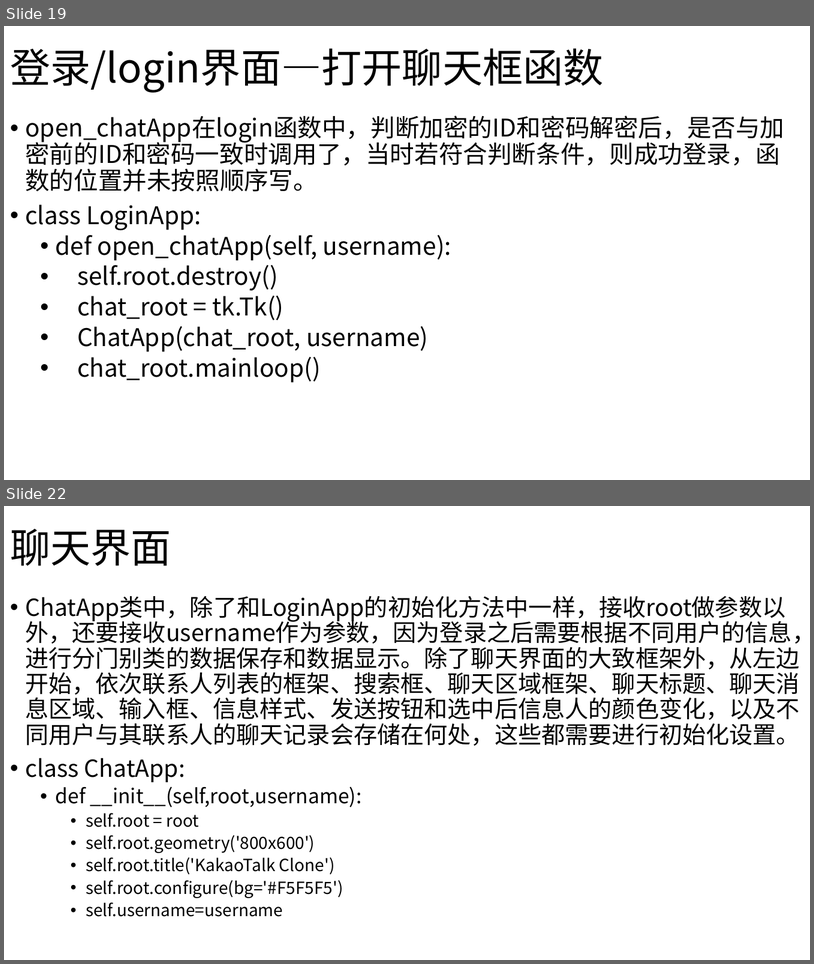
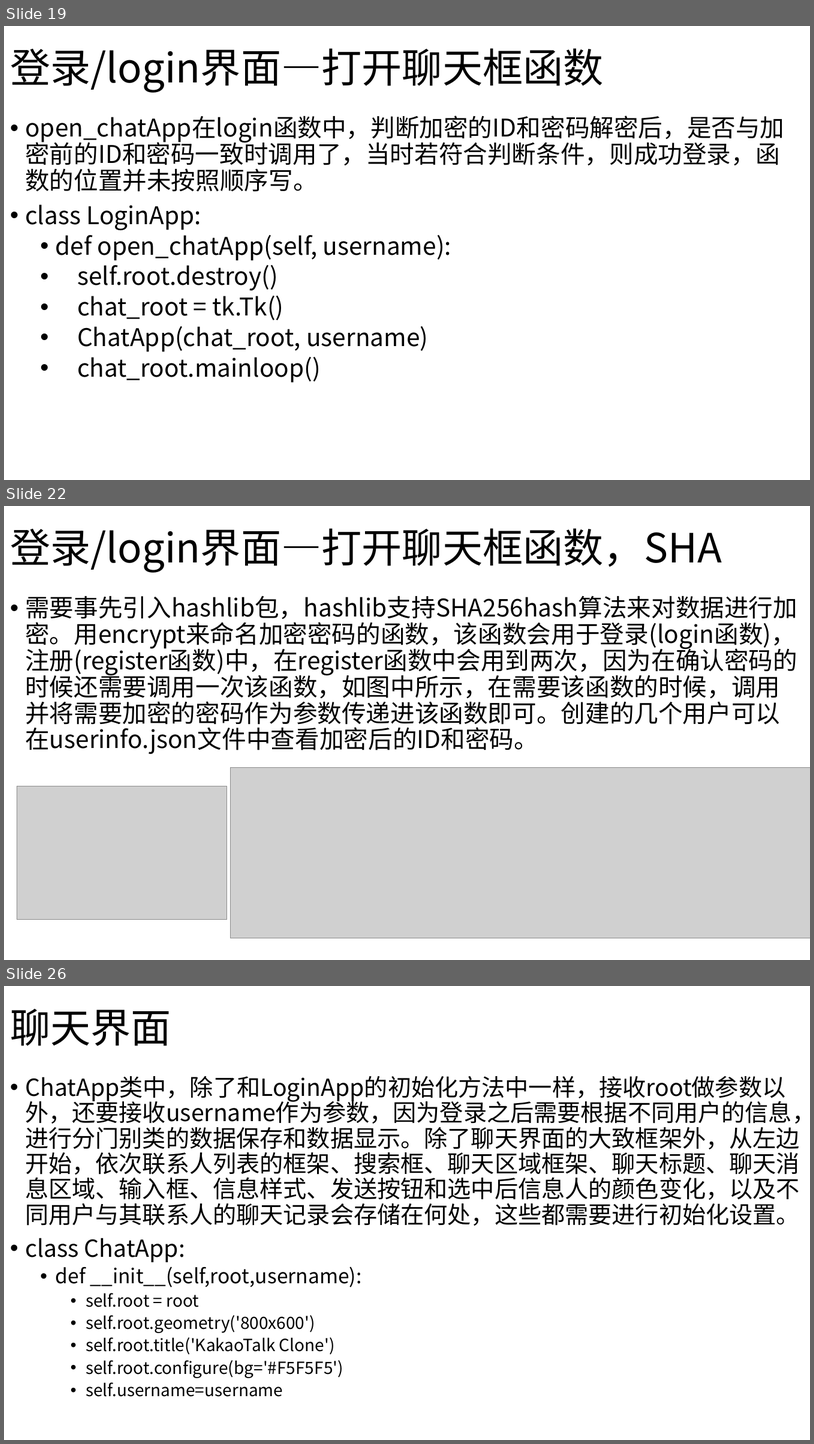
Before and after one commit to tianyuan65/design-implementation-of-multi-user_chat_system_with_python, a slide deck: 第二个项目.pptx. Shown one above the other, each under a label of ours: slides 19 and 22 before the commit, slides 19, 22 and 26 after it; the slides between them are not shown. The pictures are 814x964 and 814x1444 pixels, drawn with LibreOffice and Linux fonts; fonts in the diff are those of the drawing; grey boxes stand for pictures. Boxes give left, top, right and bottom in pixels: in the first picture for what was removed or moved away, otherwise in the second. Text is boxed around its words. In the diff, an @@ line names an element or a change of style, - is before the commit and + after.

```diff
--- a/第二个项目.pptx
+++ b/第二个项目.pptx
@@ slide 22 added at box(4, 506, 810, 960), background #FFFFFF @@
@@ title added at box(10, 528, 722, 572), 48 pt, text #000000 @@
+登录/login界面—打开聊天框函数，SHA
@@ text added at box(25, 596, 798, 754), 29 pt, text #000000 @@
+• 需要事先引入hashlib包，hashlib支持SHA256hash算法来对数据进行加密。用encrypt来命名加密密码的函数，该函数会用于登录(login函数)，注册(register函数)中，在register函数中会用到两次，因为在确认密码的时候还需要调用一次该函数，如图中所示，在需要该函数的时候，调用并将需要加密的密码作为参数传递进该函数即可。创建的几个用户可以在userinfo.json文件中查看加密后的ID和密码。
@@ picture added at box(230, 768, 810, 938) @@
@@ picture added at box(17, 786, 227, 919) @@
@@ what was slide 22 is now slide 26 @@
```
Also in this commit, not shown: 1 slide changed, 4 other slides added, 1 slide removed, 13 other files.
